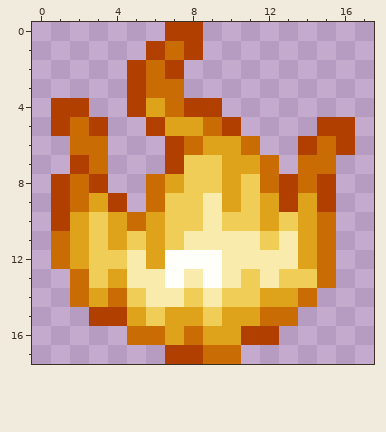
Edited in one commit: pixel-art sprite (src/main/resources/assets/alembic/textures/mob_effect/fire.png). Above, as it was before the edit.
The file is 18x18 pixels.
And afterwards:
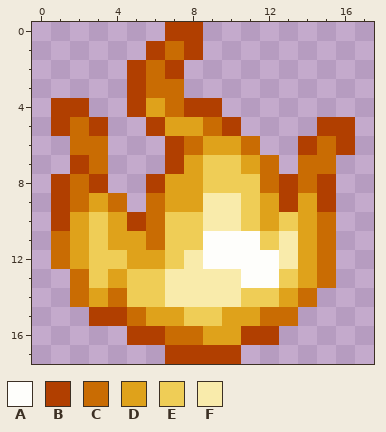
Palette (. is transparent): A #fefefb  B #b13f00  C #c96c03  D #dfa21b  E #efcd56  F #f9ebab
From old to new:
The author changed colour E to colour A in row 13 at x 11.
The author changed colour F to colour A in row 11 at x 9 to 11; in row 12 at x 10 to 12; in row 13 at x 12.
The author changed colour C to colour B in row 8 at x 6; in row 10 at x 5; in row 16 at x 5 to 6; in row 17 at x 9 to 10.
The author changed colour B to colour C in row 9 at x 4.
The author changed colour D to colour C in rows 10 to 11 at x 6; in row 15 at x 5; in row 16 at x 7.
The author changed colour E to colour D in rows 7 to 8 at x 8; in row 9 at x 7 to 8; in row 11 at x 5; in row 13 at x 14; in row 15 at x 6.
The author changed colour F to colour D in row 12 at x 5.
The author changed colour A to colour E in row 12 at x 7.
The author changed colour D to colour E in rows 7 to 8 at x 10; in row 14 at x 12; in row 15 at x 8.
The author changed colour F to colour E in row 11 at x 8; in row 13 at x 5 to 6; in row 14 at x 6.
The author changed colour A to colour F in row 12 at x 8; in row 13 at x 7 and 9.
The author changed colour D to colour F in row 9 at x 10.
The author changed colour E to colour F in row 10 at x 10; in row 14 at x 8 and 10.
Where, in picture pixels (left, top, right, bottom), the same in both pictures:
changed: (108, 155, 317, 364)
